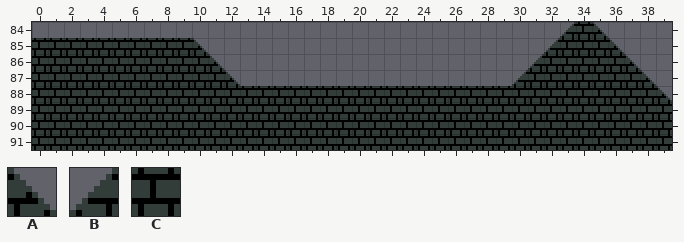
Tiled map, stored at PartTimeSpaceHero/Resources/res/graphics/map_files/ptsh_template.tmx. This is how it looked before the edit.
Cells are 16x16 px. Shown: x 0..39, y 84..91.
Key: from "BaseTS16": A 0, B 1, C 4.
_ is an empty cell.
Layers that did not change in this view are not listed.
Layer "walls" before, first column x 0:
84 _________________________________BCA____
85 CCCCCCCCCCA_____________________BCCCA___
86 CCCCCCCCCCCA___________________BCCCCCA__
87 CCCCCCCCCCCCA_________________BCCCCCCCA_
88 CCCCCCCCCCCCCCCCCCCCCCCCCCCCCCCCCCCCCCCA
89 CCCCCCCCCCCCCCCCCCCCCCCCCCCCCCCCCCCCCCCC
90 CCCCCCCCCCCCCCCCCCCCCCCCCCCCCCCCCCCCCCCC
91 CCCCCCCCCCCCCCCCCCCCCCCCCCCCCCCCCCCCCCCC
New version:
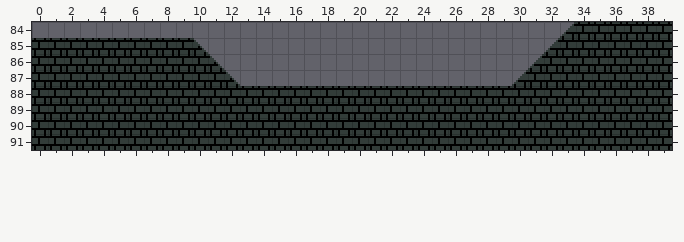
The edit:
Layer "walls":
y 84: x 35..39 A____ -> CCCCC
y 85: x 36..39 A___ -> CCCC
y 86: x 37..39 A__ -> CCC
y 87: x 38..39 A_ -> CC
y 88: x 39 A -> C
